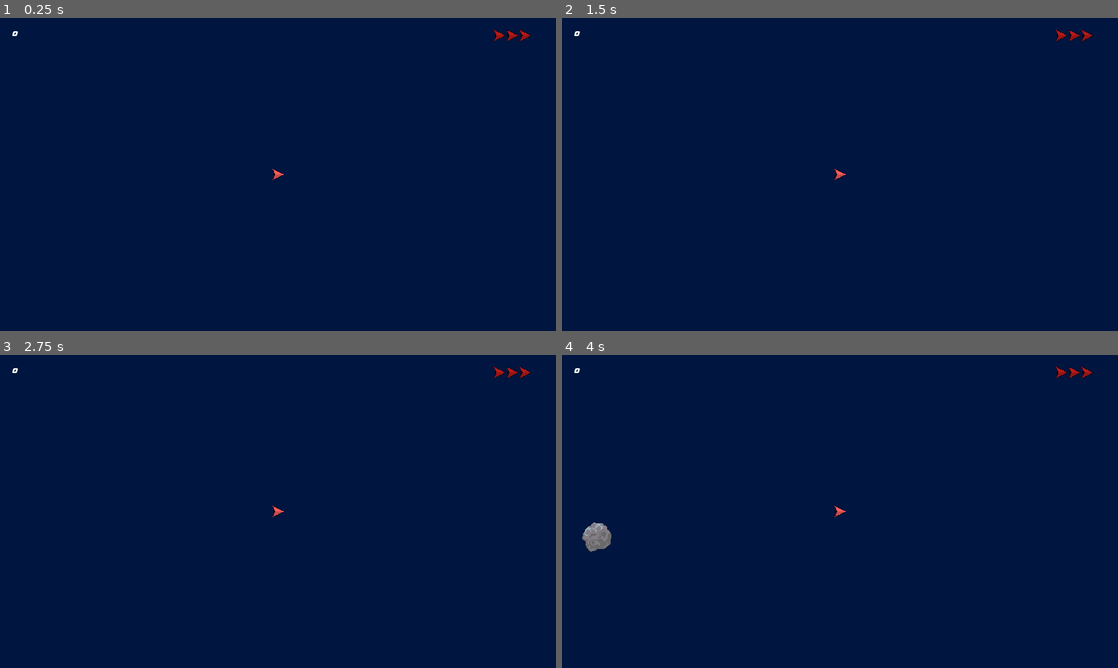
Above: before the commit, frames 1-4 (two rows, left to right).
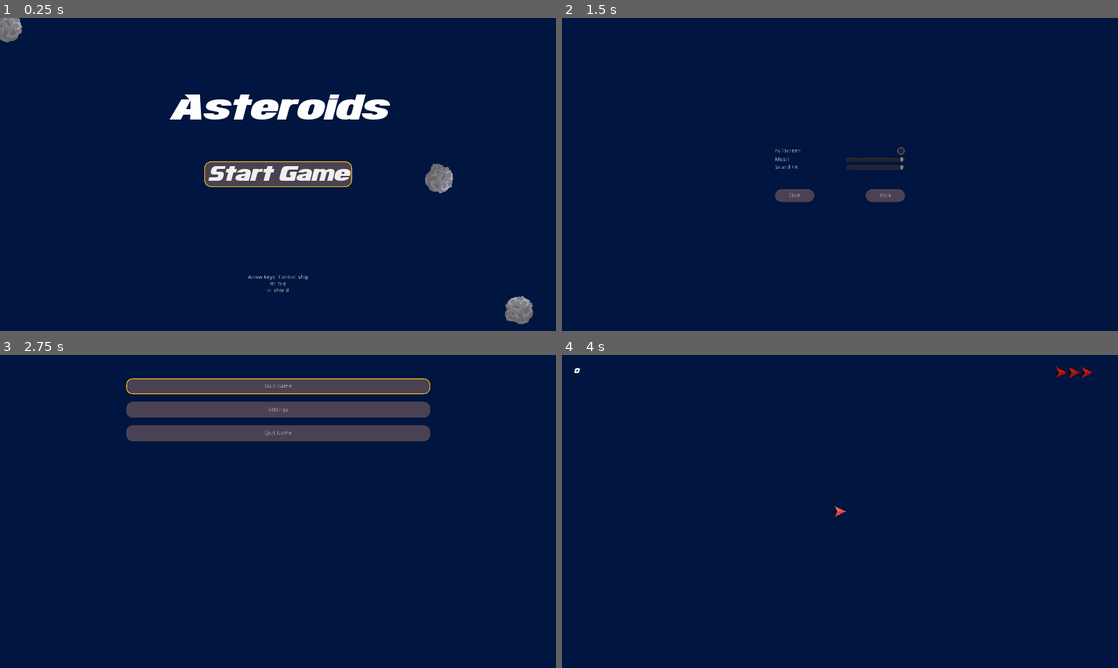
Above: after the commit, the same moments.

Repository: thezic/spacewars
Game: Godot game, scene res://Main.tscn
Two runs of this game, one before a commit and one after it. Both use one fixed random seed, a clock stepped at 60 frames per second and the inputs below.
Inputs (mouse positions are in pixels of both pictures, inside the frame that each line leads up to):
- Up to frame 1 (0.25 s): no input
- Up to frame 2 (1.5 s): click (840, 174) at 0.5 s, where only the run after the commit has a clickable "Start Game"; click (840, 74) at 1.25 s, where only the run after the commit has a clickable "Settings"
- Up to frame 3 (2.75 s): click (233, 533) at 2 s, where only the run after the commit has a clickable "Save"
- Up to frame 4 (4 s): click (840, 386) at 2.75 s, where only the run after the commit has a clickable "Start Game"

The runs differ from the first frame. In frame 1, 5.3% of the frame differs, in the area x 0-96%, y 0-98%; in frame 2, 1.1%; in frame 3, 8.6%, in the area x 2-96%, y 3-52%; in frame 4, 0.4%.

Commit message:
Menu system

Diff:
--- a/Main.tscn
+++ b/Main.tscn
@@ -1,7 +1,6 @@
 [gd_scene load_steps=2 format=2]
 
-[ext_resource path="res://game/Game.tscn" type="PackedScene" id=1]
+[ext_resource path="res://main.gd" type="Script" id=2]
 
 [node name="Main" type="Node"]
-
-[node name="Game" parent="." instance=ExtResource( 1 )]
+script = ExtResource( 2 )
--- a/actors/Ship.tscn
+++ b/actors/Ship.tscn
@@ -134,3 +134,4 @@
 
 [node name="ZapAudio" type="AudioStreamPlayer" parent="."]
 stream = ExtResource( 11 )
+bus = "SfxMaster"
--- /dev/null
+++ b/autoload/menu.gd
@@ -0,0 +1,59 @@
+extends Node
+
+
+# Declare member variables here. Examples:
+# var a = 2
+# var b = "text"
+
+enum MENU {
+	NONE,
+	TITLE,
+	MAIN,
+	SETTINGS,
+}
+
+var menus = {
+	MENU.TITLE: preload("res://ui/menu/TitleMenu.tscn").instance(),
+	MENU.MAIN: preload("res://ui/menu/MainMenu.tscn").instance(),
+	MENU.SETTINGS: preload("res://ui/menu/SettingsMenu.tscn").instance(),
+}
+
+var container: Node
+var current_menu: Node
+var menu_history = []
+
+# Called when the node enters the scene tree for the first time.
+func _ready():
+	pass # Replace with function body.
+
+
+func load_menu(menulevel):
+	call_deferred("_deferred_load_menu", menulevel)
+
+
+func _deferred_load_menu(menulevel):
+	if not container:
+		container = Node.new()
+		container.set_name("Menu")
+		get_tree().current_scene.add_child(container)
+
+	for item in container.get_children():
+		container.remove_child(item)
+
+	if current_menu:
+		menu_history.push_back(current_menu)
+	current_menu = menus[menulevel]
+
+	container.add_child(current_menu)
+
+	if current_menu.has_method("_load_menu"):
+		current_menu._load_menu()
+
+
+func close_menu():
+	for item in container.get_children():
+		container.remove_child(item)
+
+# Called every frame. 'delta' is the elapsed time since the previous frame.
+#func _process(delta):
+#	pass
--- /dev/null
+++ b/autoload/settings.gd
@@ -0,0 +1,54 @@
+extends Node
+
+
+# Declare member variables here. Examples:
+# var a = 2
+# var b = "text"
+var settings_file := "user://settings.save"
+
+var fullscreen: bool
+var music_volume_db: float
+var sfx_volume_db: float
+
+# Called when the node enters the scene tree for the first time.
+func _ready():
+	load_settings()
+
+
+func load_settings():
+	var f = File.new()
+	if f.file_exists(settings_file):
+		f.open(settings_file, File.READ)
+
+		fullscreen = f.get_var()
+		music_volume_db = f.get_var()
+		sfx_volume_db = f.get_var()
+
+		f.close()
+		_update_settings()
+
+
+func save_settings():
+	var f = File.new()
+	f.open(settings_file, File.WRITE)
+
+	f.store_var(fullscreen)
+	f.store_var(music_volume_db)
+	f.store_var(sfx_volume_db)
+
+	f.close()
+	_update_settings()
+
+
+func _update_settings():
+	OS.window_fullscreen = fullscreen
+
+	var music_bus = AudioServer.get_bus_index("MusicMaster")
+	var sfx_bus = AudioServer.get_bus_index("SfxMaster")
+	AudioServer.set_bus_volume_db(music_bus, music_volume_db)
+	AudioServer.set_bus_volume_db(sfx_bus, sfx_volume_db)
+
+
+# Called every frame. 'delta' is the elapsed time since the previous frame.
+#func _process(delta):
+#	pass
--- /dev/null
+++ b/default_bus_layout.tres
@@ -0,0 +1,15 @@
+[gd_resource type="AudioBusLayout" format=2]
+
+[resource]
+bus/1/name = "MusicMaster"
+bus/1/solo = false
+bus/1/mute = false
+bus/1/bypass_fx = false
+bus/1/volume_db = 0.0
+bus/1/send = "Master"
+bus/2/name = "SfxMaster"
+bus/2/solo = false
+bus/2/mute = false
+bus/2/bypass_fx = false
+bus/2/volume_db = 0.0
+bus/2/send = "Master"
--- a/effects/Explosion.tscn
+++ b/effects/Explosion.tscn
@@ -46,3 +46,4 @@
 
 [node name="BoomAudio" type="AudioStreamPlayer" parent="."]
 stream = ExtResource( 3 )
+bus = "SfxMaster"
--- a/game/Game.gd
+++ b/game/Game.gd
@@ -1,6 +1,6 @@
 extends Node
 
-
+signal quit_game
 # Declare member variables here. Examples:
 # var a = 2
 # var b = "text"
@@ -46,3 +46,7 @@
 	Score.reset()
 	world.reset()
 	start_timer.start()
+
+
+func _on_GameOver_quit_game():
+	emit_signal("quit_game")
--- a/game/Game.tscn
+++ b/game/Game.tscn
@@ -53,9 +53,6 @@
 margin_right = 1424.0
 margin_bottom = 800.0
 script = ExtResource( 7 )
-__meta__ = {
-"_edit_use_anchors_": false
-}
 
 [node name="GameOver" parent="GUI" instance=ExtResource( 5 )]
 visible = false
@@ -83,9 +80,11 @@
 stream = ExtResource( 8 )
 volume_db = -17.661
 autoplay = true
+bus = "MusicMaster"
 
 [connection signal="world_clear" from="World" to="." method="_on_level_clear"]
 [connection signal="lives_updated" from="World/Player" to="GUI/PlayerLives" method="update_lives"]
 [connection signal="player_gameover" from="World/Player" to="." method="_on_Player_player_gameover"]
 [connection signal="timeout" from="LevelStartTimer" to="." method="_on_LevelStart"]
+[connection signal="quit_game" from="GUI/GameOver" to="." method="_on_GameOver_quit_game"]
 [connection signal="restart_game" from="GUI/GameOver" to="." method="reset"]
--- /dev/null
+++ b/main.gd
@@ -0,0 +1,30 @@
+extends Node
+
+
+# Declare member variables here. Examples:
+# var a = 2
+# var b = "text"
+var Game = preload("res://game/Game.tscn")
+
+var game: Node
+
+# Called when the node enters the scene tree for the first time.
+func _ready():
+	Menu.load_menu(Menu.MENU.TITLE)
+	Menu.menus[Menu.MENU.MAIN].connect("start_game", self, "_on_start_game")
+
+
+func _on_start_game():
+	Menu.close_menu()
+	game = Game.instance()
+	game.connect("quit_game", self, "_on_quit_game")
+	add_child(game)
+
+
+func _on_quit_game():
+	Menu.load_menu(Menu.MENU.TITLE)
+	game.queue_free()
+
+# Called every frame. 'delta' is the elapsed time since the previous frame.
+#func _process(delta):
+#	pass
--- a/project.godot
+++ b/project.godot
@@ -38,7 +38,7 @@
 
 [application]
 
-config/name="Spacewars"
+config/name="Asteroids"
 run/main_scene="res://Main.tscn"
 config/icon="res://icon.png"
 
@@ -46,6 +46,8 @@
 
 Utils="*res://autoload/utils.gd"
 Score="*res://autoload/score.gd"
+Menu="*res://autoload/menu.gd"
+Settings="*res://autoload/settings.gd"
 
 [display]
 
@@ -57,6 +59,10 @@
 [global]
 
 displ=false
+
+[gui]
+
+theme/custom="res://theme.tres"
 
 [input]
 
--- /dev/null
+++ b/theme.tres
@@ -0,0 +1,56 @@
+[gd_resource type="Theme" load_steps=5 format=2]
+
+[ext_resource path="res://ui/Infinite.tres" type="DynamicFont" id=1]
+
+[sub_resource type="StyleBoxFlat" id=2]
+bg_color = Color( 0.294118, 0.262745, 0.32549, 1 )
+border_width_left = 2
+border_width_top = 2
+border_width_right = 2
+border_width_bottom = 2
+border_color = Color( 0.952941, 0.737255, 0.0862745, 1 )
+corner_radius_top_left = 16
+corner_radius_top_right = 16
+corner_radius_bottom_right = 16
+corner_radius_bottom_left = 16
+
+[sub_resource type="StyleBoxFlat" id=1]
+bg_color = Color( 0.294118, 0.262745, 0.32549, 1 )
+border_width_left = 2
+border_width_top = 2
+border_width_right = 2
+border_width_bottom = 2
+border_color = Color( 0.294118, 0.262745, 0.32549, 1 )
+corner_radius_top_left = 16
+corner_radius_top_right = 16
+corner_radius_bottom_right = 16
+corner_radius_bottom_left = 16
+
+[sub_resource type="StyleBoxFlat" id=3]
+bg_color = Color( 0.105882, 0.109804, 0.152941, 1 )
+border_width_left = 2
+border_width_top = 2
+border_width_right = 2
+border_width_bottom = 2
+border_color = Color( 0.294118, 0.262745, 0.32549, 1 )
+corner_radius_top_left = 16
+corner_radius_top_right = 16
+corner_radius_bottom_right = 16
+corner_radius_bottom_left = 16
+shadow_size = 16
+
+[resource]
+Button/colors/font_color = Color( 0.88, 0.88, 0.88, 1 )
+Button/colors/font_color_disabled = Color( 0.9, 0.9, 0.9, 0.2 )
+Button/colors/font_color_focus = Color( 0.94, 0.94, 0.94, 1 )
+Button/colors/font_color_hover = Color( 0.94, 0.94, 0.94, 1 )
+Button/colors/font_color_pressed = Color( 1, 1, 1, 1 )
+Button/constants/hseparation = 2
+Button/fonts/font = null
+Button/styles/disabled = null
+Button/styles/focus = SubResource( 2 )
+Button/styles/hover = SubResource( 2 )
+Button/styles/normal = SubResource( 1 )
+Button/styles/pressed = null
+Panel/fonts/text = ExtResource( 1 )
+Panel/styles/panel = SubResource( 3 )
--- a/ui/GameOver.gd
+++ b/ui/GameOver.gd
@@ -1,14 +1,17 @@
 extends Control
 
 signal restart_game
+signal quit_game
 
+onready var restart_button := $"VBoxContainer/TryAgain"
 
 # Called when the node enters the scene tree for the first time.
 func _ready():
+	pass
 	#$AnimationPlayer.play("game over")
-	pass
 
 func start():
+	restart_button.grab_focus()
 	$AnimationPlayer.play("game over")
 
 
@@ -24,4 +27,5 @@
 
 
 func _on_Back_pressed():
+	emit_signal("quit_game")
 	pass # Replace with function body.
--- a/ui/GameOver.tscn
+++ b/ui/GameOver.tscn
@@ -90,9 +90,6 @@
 anchor_right = 1.0
 anchor_bottom = 1.0
 script = ExtResource( 2 )
-__meta__ = {
-"_edit_use_anchors_": false
-}
 
 [node name="Label" type="Label" parent="."]
 anchor_left = 0.5
@@ -100,7 +97,7 @@
 margin_left = 392.0
 margin_top = -104.0
 margin_right = 1031.0
-margin_bottom = -0.999603
+margin_bottom = -0.999664
 custom_fonts/font = ExtResource( 1 )
 text = "Game Over!"
 __meta__ = {
@@ -113,24 +110,22 @@
 anchor_top = 0.5
 anchor_right = 0.5
 anchor_bottom = 0.5
-margin_left = -28.5
-margin_top = 62.0
-margin_right = 28.5
-margin_bottom = 106.0
-__meta__ = {
-"_edit_use_anchors_": false
-}
+margin_left = -108.0
+margin_top = 24.0
+margin_right = 108.0
+margin_bottom = 152.0
 
 [node name="TryAgain" type="Button" parent="VBoxContainer"]
-margin_right = 68.0
-margin_bottom = 20.0
+margin_right = 216.0
+margin_bottom = 40.0
+rect_min_size = Vector2( 0, 40 )
 text = "Try again"
 
 [node name="Back" type="Button" parent="VBoxContainer"]
-visible = false
-margin_top = 24.0
-margin_right = 68.0
-margin_bottom = 44.0
+margin_top = 44.0
+margin_right = 216.0
+margin_bottom = 84.0
+rect_min_size = Vector2( 0, 40 )
 text = "Back"
 
 [node name="AnimationPlayer" type="AnimationPlayer" parent="."]
--- a/ui/TitleMenu.gd
+++ /dev/null
@@ -1,12 +0,0 @@
-extends Control
-
-signal start_game
-
-
-# Called when the node enters the scene tree for the first time.
-func _ready():
-	pass # Replace with function body.
-
-
-func _on_StartGameButton_pressed():
-	emit_signal("start_game")
--- /dev/null
+++ b/ui/menu/MainMenu.gd
@@ -0,0 +1,30 @@
+extends Control
+
+signal start_game
+
+onready var start_game_button = $"VBoxContainer/StartGame"
+
+# Declare member variables here. Examples:
+# var a = 2
+# var b = "text"
+
+
+# Called when the node enters the scene tree for the first time.
+func _ready():
+	pass # Replace with function body.
+
+
+func _load_menu():
+	start_game_button.grab_focus()
+
+
+func _on_Quit_pressed():
+	get_tree().notification(MainLoop.NOTIFICATION_WM_QUIT_REQUEST)
+
+
+func _on_StartGame_pressed():
+	emit_signal("start_game")
+
+
+func _on_Settings_pressed():
+	Menu.load_menu(Menu.MENU.SETTINGS)
--- /dev/null
+++ b/ui/menu/MainMenu.tscn
@@ -0,0 +1,59 @@
+[gd_scene load_steps=3 format=2]
+
+[ext_resource path="res://theme.tres" type="Theme" id=1]
+[ext_resource path="res://ui/menu/MainMenu.gd" type="Script" id=2]
+
+[node name="Control" type="Control"]
+anchor_right = 1.0
+anchor_bottom = 1.0
+script = ExtResource( 2 )
+
+[node name="Panel" type="Panel" parent="."]
+visible = false
+anchor_left = 0.5
+anchor_top = 0.5
+anchor_right = 0.5
+anchor_bottom = 0.5
+margin_left = -452.0
+margin_top = -328.0
+margin_right = 452.0
+margin_bottom = 328.0
+theme = ExtResource( 1 )
+
+[node name="VBoxContainer" type="VBoxContainer" parent="."]
+anchor_left = 0.5
+anchor_top = 0.5
+anchor_right = 0.5
+anchor_bottom = 0.5
+margin_left = -388.5
+margin_top = -340.0
+margin_right = 388.5
+margin_bottom = 340.0
+custom_constants/separation = 20
+
+[node name="StartGame" type="Button" parent="VBoxContainer"]
+margin_right = 777.0
+margin_bottom = 40.0
+rect_min_size = Vector2( 0, 40 )
+theme = ExtResource( 1 )
+text = "Start Game"
+
+[node name="Settings" type="Button" parent="VBoxContainer"]
+margin_top = 60.0
+margin_right = 777.0
+margin_bottom = 100.0
+rect_min_size = Vector2( 0, 40 )
+theme = ExtResource( 1 )
+text = "Settings"
+
+[node name="Quit" type="Button" parent="VBoxContainer"]
+margin_top = 120.0
+margin_right = 777.0
+margin_bottom = 160.0
+rect_min_size = Vector2( 0, 40 )
+theme = ExtResource( 1 )
+text = "Quit Game"
+
+[connection signal="pressed" from="VBoxContainer/StartGame" to="." method="_on_StartGame_pressed"]
+[connection signal="pressed" from="VBoxContainer/Settings" to="." method="_on_Settings_pressed"]
+[connection signal="pressed" from="VBoxContainer/Quit" to="." method="_on_Quit_pressed"]
--- /dev/null
+++ b/ui/menu/SettingsMenu.gd
@@ -0,0 +1,49 @@
+extends Control
+
+
+# Declare member variables here. Examples:
+# var a = 2
+# var b = "text"
+
+
+onready var fullscreen_checkbox :=  $"MarginContainer/VBoxContainer/HBoxContainer/FullscreenCheckbox"
+onready var music_slider := $"MarginContainer/VBoxContainer/HBoxContainer2/MusicVolume"
+onready var sfx_slider := $"MarginContainer/VBoxContainer/HBoxContainer3/SoundVolume"
+
+var music_master_bus: int
+var sfx_master_bus: int
+
+# Called when the node enters the scene tree for the first time.
+func _ready():
+	music_master_bus = AudioServer.get_bus_index("MusicMaster")
+	sfx_master_bus = AudioServer.get_bus_index("SfxMaster")
+
+
+func _load_menu():
+	fullscreen_checkbox.pressed = OS.window_fullscreen
+	music_slider.value = db2linear(AudioServer.get_bus_volume_db(music_master_bus))
+	sfx_slider.value = db2linear(AudioServer.get_bus_volume_db(sfx_master_bus))
+
+# Called every frame. 'delta' is the elapsed time since the previous frame.
+#func _process(delta):
+#	pass
+
+
+func _on_BackButton_pressed():
+	Menu.load_menu(Menu.MENU.MAIN);
+
+
+func _on_SaveButton_pressed():
+	Settings.fullscreen = fullscreen_checkbox.pressed
+	Settings.music_volume_db = AudioServer.get_bus_volume_db(music_master_bus)
+	Settings.sfx_volume_db = AudioServer.get_bus_volume_db(sfx_master_bus)
+	Settings.save_settings()
+	Menu.load_menu(Menu.MENU.MAIN);
+
+
+func _on_MusicVolume_value_changed(value:float):
+	AudioServer.set_bus_volume_db(music_master_bus, linear2db(value))
+
+
+func _on_SoundVolume_value_changed(value:float):
+	AudioServer.set_bus_volume_db(sfx_master_bus, linear2db(value))
--- /dev/null
+++ b/ui/menu/SettingsMenu.tscn
@@ -0,0 +1,107 @@
+[gd_scene load_steps=2 format=2]
+
+[ext_resource path="res://ui/menu/SettingsMenu.gd" type="Script" id=1]
+
+[node name="Control" type="Control"]
+anchor_right = 1.0
+anchor_bottom = 1.0
+script = ExtResource( 1 )
+
+[node name="MarginContainer" type="MarginContainer" parent="."]
+anchor_left = 0.5
+anchor_top = 0.5
+anchor_right = 0.5
+anchor_bottom = 0.5
+margin_left = -166.0
+margin_top = -70.0
+margin_right = 166.0
+margin_bottom = 70.0
+
+[node name="VBoxContainer" type="VBoxContainer" parent="MarginContainer"]
+margin_right = 332.0
+margin_bottom = 140.0
+
+[node name="HBoxContainer" type="HBoxContainer" parent="MarginContainer/VBoxContainer"]
+margin_right = 332.0
+margin_bottom = 24.0
+
+[node name="Fullscreen" type="Label" parent="MarginContainer/VBoxContainer/HBoxContainer"]
+margin_top = 5.0
+margin_right = 66.0
+margin_bottom = 19.0
+size_flags_horizontal = 2
+text = "Fullscreen"
+
+[node name="FullscreenCheckbox" type="CheckBox" parent="MarginContainer/VBoxContainer/HBoxContainer"]
+margin_left = 308.0
+margin_right = 332.0
+margin_bottom = 24.0
+clip_text = true
+align = 2
+
+[node name="HBoxContainer2" type="HBoxContainer" parent="MarginContainer/VBoxContainer"]
+margin_top = 28.0
+margin_right = 332.0
+margin_bottom = 44.0
+
+[node name="Label" type="Label" parent="MarginContainer/VBoxContainer/HBoxContainer2"]
+margin_top = 1.0
+margin_right = 178.0
+margin_bottom = 15.0
+size_flags_horizontal = 3
+text = "Music"
+
+[node name="MusicVolume" type="HSlider" parent="MarginContainer/VBoxContainer/HBoxContainer2"]
+margin_left = 182.0
+margin_right = 332.0
+margin_bottom = 16.0
+rect_min_size = Vector2( 150, 0 )
+size_flags_horizontal = 0
+max_value = 1.0
+step = 0.05
+value = 1.0
+
+[node name="HBoxContainer3" type="HBoxContainer" parent="MarginContainer/VBoxContainer"]
+margin_top = 48.0
+margin_right = 332.0
+margin_bottom = 64.0
+
+[node name="Label2" type="Label" parent="MarginContainer/VBoxContainer/HBoxContainer3"]
+margin_top = 1.0
+margin_right = 178.0
+margin_bottom = 15.0
+size_flags_horizontal = 3
+text = "Sound FX"
+
+[node name="SoundVolume" type="HSlider" parent="MarginContainer/VBoxContainer/HBoxContainer3"]
+margin_left = 182.0
+margin_right = 332.0
+margin_bottom = 16.0
+rect_min_size = Vector2( 150, 0 )
+max_value = 1.0
+step = 0.05
+
+[node name="HBoxContainer4" type="HBoxContainer" parent="MarginContainer/VBoxContainer"]
+margin_top = 108.0
+margin_right = 332.0
+margin_bottom = 140.0
+size_flags_vertical = 10
+
+[node name="SaveButton" type="Button" parent="MarginContainer/VBoxContainer/HBoxContainer4"]
+margin_right = 100.0
+margin_bottom = 32.0
+rect_min_size = Vector2( 100, 32 )
+size_flags_horizontal = 2
+text = "Save"
+
+[node name="BackButton" type="Button" parent="MarginContainer/VBoxContainer/HBoxContainer4"]
+margin_left = 232.0
+margin_right = 332.0
+margin_bottom = 32.0
+rect_min_size = Vector2( 100, 32 )
+text = "Back"
+
+[connection signal="value_changed" from="MarginContainer/VBoxContainer/HBoxContainer2/MusicVolume" to="." method="_on_MusicVolume_value_changed"]
+[connection signal="value_changed" from="MarginContainer/VBoxContainer/HBoxContainer3/SoundVolume" to="." method="_on_SoundVolume_value_changed"]
+[connection signal="pressed" from="MarginContainer/VBoxContainer/HBoxContainer4/SaveButton" to="." method="_on_SaveButton_pressed"]
+[connection signal="pressed" from="MarginContainer/VBoxContainer/HBoxContainer4/BackButton" to="." method="_on_BackButton_pressed"]
--- /dev/null
+++ b/ui/menu/TitleMenu.gd
@@ -0,0 +1,20 @@
+extends Control
+
+
+onready var start_button := $"VBoxContainer/StartGameButton"
+
+
+#func _enter_tree():
+#	request_ready()
+
+
+func _ready():
+	pass
+
+
+func _load_menu():
+	start_button.grab_focus()
+
+
+func _on_StartGameButton_pressed():
+	Menu.load_menu(Menu.MENU.MAIN)
--- a/ui/TitleMenu.tscn
+++ b/ui/menu/TitleMenu.tscn
@@ -1,8 +1,9 @@
-[gd_scene load_steps=5 format=2]
+[gd_scene load_steps=6 format=2]
 
 [ext_resource path="res://assets/fonts/Infinite.ttf" type="DynamicFontData" id=1]
 [ext_resource path="res://ui/Infinite.tres" type="DynamicFont" id=2]
-[ext_resource path="res://ui/TitleMenu.gd" type="Script" id=3]
+[ext_resource path="res://ui/menu/TitleMenu.gd" type="Script" id=3]
+[ext_resource path="res://objects/asteroid/Asteroid.tscn" type="PackedScene" id=4]
 
 [sub_resource type="DynamicFont" id=1]
 size = 54
@@ -12,9 +13,20 @@
 anchor_right = 1.0
 anchor_bottom = 1.0
 script = ExtResource( 3 )
-__meta__ = {
-"_edit_use_anchors_": false
-}
+
+[node name="Asteroid" parent="." instance=ExtResource( 4 )]
+linear_velocity = Vector2( 100, 100 )
+angular_velocity = 5.0
+
+[node name="Asteroid2" parent="." instance=ExtResource( 4 )]
+position = Vector2( -64, 720 )
+linear_velocity = Vector2( -120, 100 )
+angular_velocity = 2.0
+
+[node name="Asteroid3" parent="." instance=ExtResource( 4 )]
+position = Vector2( 1096, 440 )
+linear_velocity = Vector2( 130, -110 )
+angular_velocity = 10.0
 
 [node name="Label" type="Label" parent="."]
 anchor_right = 1.0
Not shown, changed: export_presets.cfg
